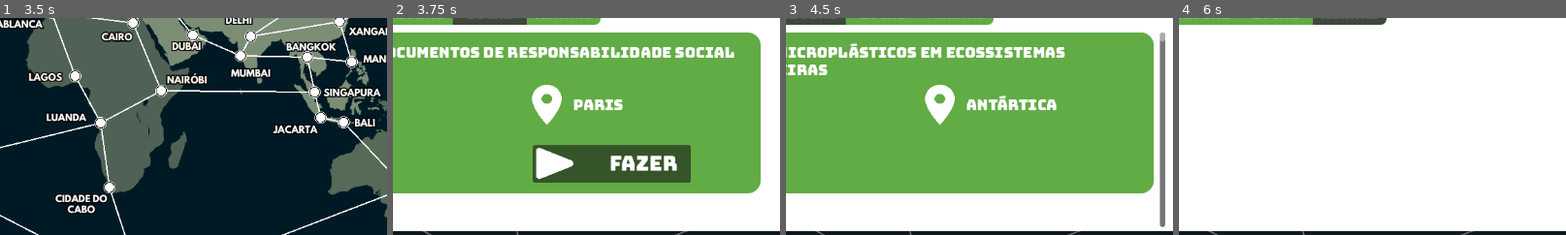
Above: before the commit, frames 1-4 (left to right).
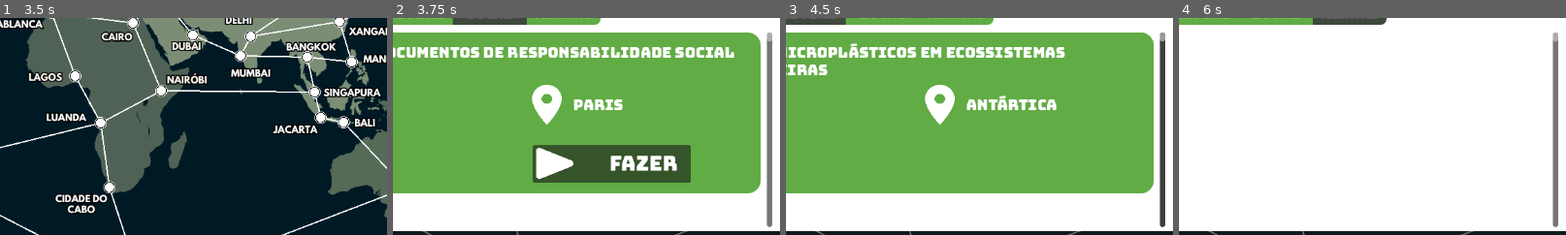
Above: after the commit, the same moments.

Repository: CarolCoCe/GreenGame
Game: Godot game, scene res://Menu/Scenes/menu_start.tscn
Same seed, same stepped clock (60 frames per second), same inputs: the game is played once before the commit and once after it.
Inputs (mouse positions are % of the whole screen's width and height, from its top left):
- Up to frame 1 (3.5 s): click "JOGAR" at 0.5 s; click (6, 65) at 1.25 s; click (6, 79) at 2 s; click (14, 65) at 2.75 s
- Up to frame 2 (3.75 s): click (14, 79) at 3.5 s
- Up to frame 3 (4.5 s): click "Global" at 4.25 s
- Up to frame 4 (6 s): click "Local" at 5 s; click "Minhas" at 5.75 s
The pictures show only the part of the screen within x 37-87%, y 35-85%; the shares and areas given below are measured in that part.

Frame 1 is identical in both runs. In frame 2, 1.3% of the frame differs, in the area x 96-98%, y 6-97%; in frame 3, 1.3%; in frame 4, 1.3%.

Commit message:
Fix: colocando o resultado do quiz para retornar pra main

Diff:
--- a/Data/Perguntas/Perguntas Sustentabilidade - Sheet1.csv
+++ b/Data/Perguntas/Perguntas Sustentabilidade - Sheet1.csv
@@ -4,7 +4,7 @@
 A pegada de carbono mede as emissões de gases de efeito estufa originadas da atividade humana.,V
 A pegada hídrica mede as quantidade de água potável suficiente para produzir um alimento ou mercadoria.,V
 "A colonização europeia aconteceu a centenas de anos, então não existem mais nenhuma consequência dela para a conservação do meio ambiente.",F
-Somente 2 °C de aumento na temperatura média global não são assim tão relevantes para a vida na Terra.,V
+Somente 2 °C de aumento na temperatura média global não são assim tão relevantes para a vida na Terra.,F
 Os outros animais não sentem nenhuma consequência do aquecimento global.,V
 A internet e toda a infraestrutura necessária para mantê-la são os maiores consumidores de energia no contexto da tecnologia da informação.,V
 O plástico leva cerca de 400 anos para se decompor na natureza.,V
--- a/activity/scenes/painel_activity.tscn
+++ b/activity/scenes/painel_activity.tscn
@@ -83,7 +83,19 @@
 custom_minimum_size = Vector2(10, 14500)
 layout_mode = 2
 
-[node name="Button-global" type="Button" parent="." index="4"]
+[node name="ScrollContainerMinhas" type="ScrollContainer" parent="." index="4"]
+layout_mode = 0
+offset_left = 175.0
+offset_top = 248.0
+offset_right = 992.0
+offset_bottom = 538.0
+horizontal_scroll_mode = 0
+
+[node name="VBoxContainer" type="VBoxContainer" parent="ScrollContainerMinhas" index="0"]
+custom_minimum_size = Vector2(10, 14500)
+layout_mode = 2
+
+[node name="Button-global" type="Button" parent="." index="5"]
 layout_mode = 0
 offset_left = 407.0
 offset_top = 202.0
@@ -102,7 +114,7 @@
 button_pressed = true
 text = "Global"
 
-[node name="Button-local" type="Button" parent="." index="5"]
+[node name="Button-local" type="Button" parent="." index="6"]
 layout_mode = 0
 offset_left = 517.0
 offset_top = 202.0
@@ -120,7 +132,7 @@
 toggle_mode = true
 text = "Local"
 
-[node name="Button-minhas" type="Button" parent="." index="6"]
+[node name="Button-minhas" type="Button" parent="." index="7"]
 layout_mode = 0
 offset_left = 627.0
 offset_top = 202.0
--- a/main/scripts/main.gd
+++ b/main/scripts/main.gd
@@ -40,7 +40,6 @@
 	activityPainel.connect("activityPlayObject",dealPlayActivity)
 	player.connect("playerChangedCity", activityPainel.setPlayerCurrentCity)
 	jornalPainel.connect("jornalConsequences", dealJornalConsequences)
-	quizQuestions.connect("quizEnded", dealEndQuiz)
 
 	var file = FileAccess.open(csv_file_path_cities, FileAccess.READ)
 	var fileData = []
@@ -119,22 +118,24 @@
 			var newValue = player.getcoins() - activity.priceCoins
 			player.setcoins(newValue)
 			$"Label-coins".text = str(player.getcoins())
-			quizQuestions.startQuiz(activity.numQuestActivity)
+			var result = await quizQuestions.startQuiz(activity.numQuestActivity)
+
+			quizQuestions.visible = false #trocar isso aqui na hora de colocar os ads ?
+			if result == -1: #wrong
+				quizWrongQuestion.show_alert()
+				activity.available = true
+
+			elif result == 1: #quiz ok
+				activityStarted.show_alert()
+				player.addActivityPlayer(activity)
+
+				#colocar a atividade como unavailable ok
+				#colocar a atividade em minhas do player ok
+				#soltar o timer da recompensa
+				#a Minhas atividades puxa de player
 
 	else:
 		NoMoneyActivityAlert.show_alert()
-
-func dealEndQuiz(result):
-	quizQuestions.visible = false #trocar isso aqui na hora de colocar os ads
-	if result == "wrong":
-		quizWrongQuestion.show_alert()
-	elif result == "ok":
-		activityStarted.show_alert()
-
-		#colocar a atividade como unavailable
-		#colocar a atividade em minhas do player
-		# soltar o timer da recompensa
-		#a Minhas atividades puxa de player
 
 func _on_activity_list_button_pressed():
 	activityPainel.visible = true
--- a/player/scripts/Player.gd
+++ b/player/scripts/Player.gd
@@ -42,6 +42,9 @@
 	self.position = playercurrentCity.positionMap
 	playerChangedCity.emit(playercurrentCity)
 
+func addActivityPlayer(activity):
+	activitiesPlayer.append(activity)
+
 # Called when the node enters the scene tree for the first time.
 func _ready():
 	flights = 3
--- a/questions/scripts/painel_questions.gd
+++ b/questions/scripts/painel_questions.gd
@@ -54,6 +54,8 @@
 	numQuestionsLeft = numberQuestions
 	nextQuestion()
 	#como fazer o return esperar o valor mudar para retorna-lo
+	while(resultQuiz == 0):
+		await get_tree().create_timer(1).timeout
 	return resultQuiz
 
 func nextQuestion():
@@ -63,7 +65,6 @@
 		$Panel/Panel/questionText.text = questionChosen.question
 		answerExpected = questionChosen.answer
 	else :
-		quizEnded.emit("ok")
 		resultQuiz = 1
 
 func _on_button_false_pressed():
@@ -84,5 +85,4 @@
 
 func wrong():
 	numQuestionsLeft = 0
-	quizEnded.emit("wrong")
 	resultQuiz = -1
Binary file changed: Data/Perguntas/Perguntas Sustentabilidade - Sheet1.Resposta.translation
